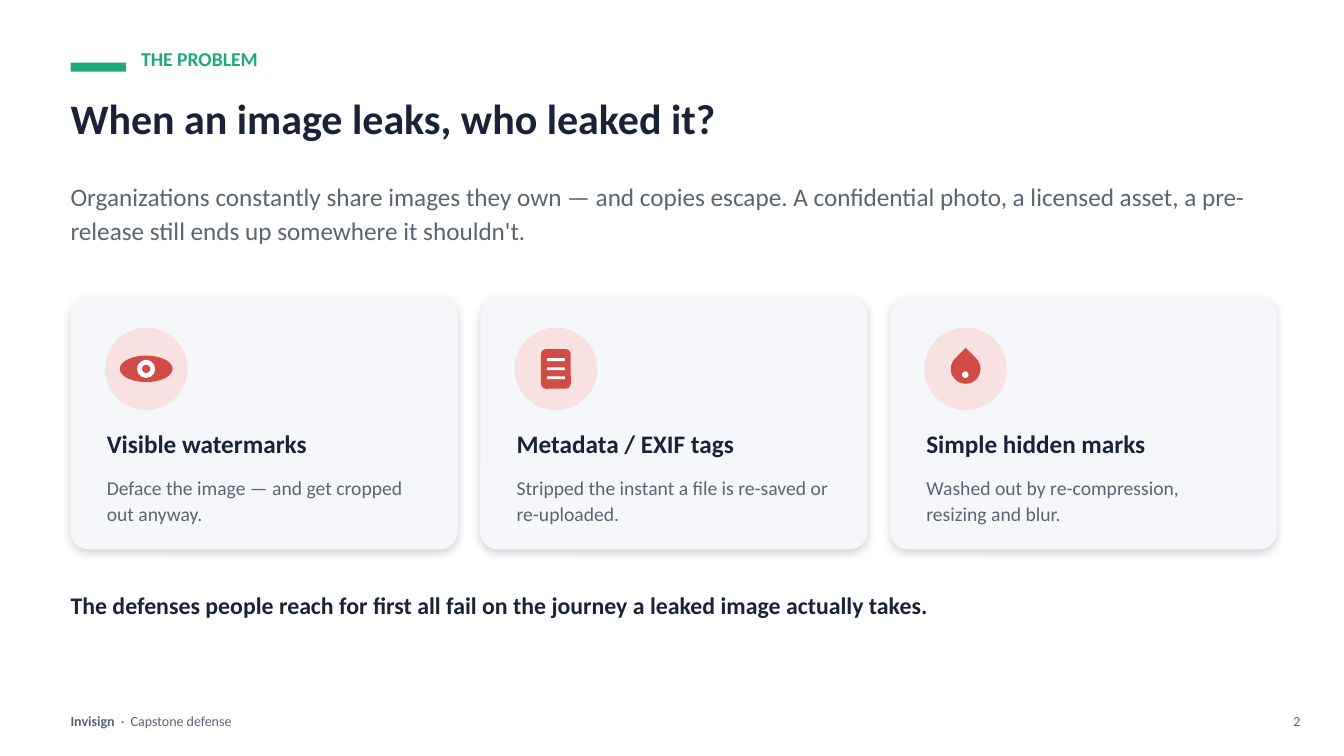
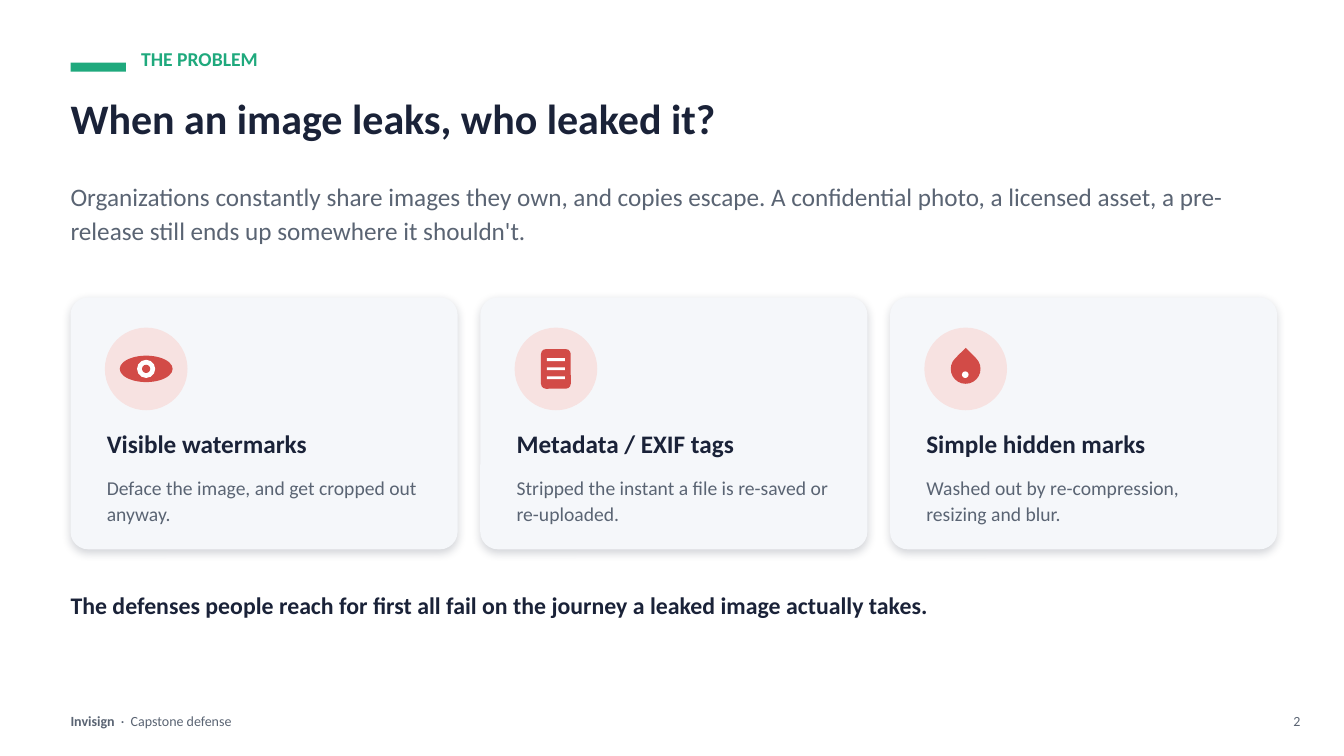
Before and after one commit to fvaldes0109/invisign, a slide deck: slide 2 of Invisign-Defense.pptx. Drawn at 1344x756 pixels with LibreOffice and Linux fonts; fonts in the diff are those of the drawing. Boxes give left, top, right and bottom in pixels: in the first picture for what was removed or moved away, otherwise in the second. Text is boxed around its words. In the diff, an @@ line names an element or a change of style, - is before the commit and + after.

```diff
--- a/Invisign-Defense.pptx
+++ b/Invisign-Defense.pptx
@@ text at [71, 188, 1222, 244]: text changed @@
-Organizations constantly share images they own — and copies escape. A confidential photo, a licensed asset, a pre-release still ends up somewhere it shouldn't.
+Organizations constantly share images they own, and copies escape. A confidential photo, a licensed asset, a pre-release still ends up somewhere it shouldn't.
@@ text at [107, 481, 416, 524]: text changed @@
-Deface the image — and get cropped out anyway.
+Deface the image, and get cropped out anyway.
```
Also in this commit, not shown: 11 other slides changed, 4 other files.
